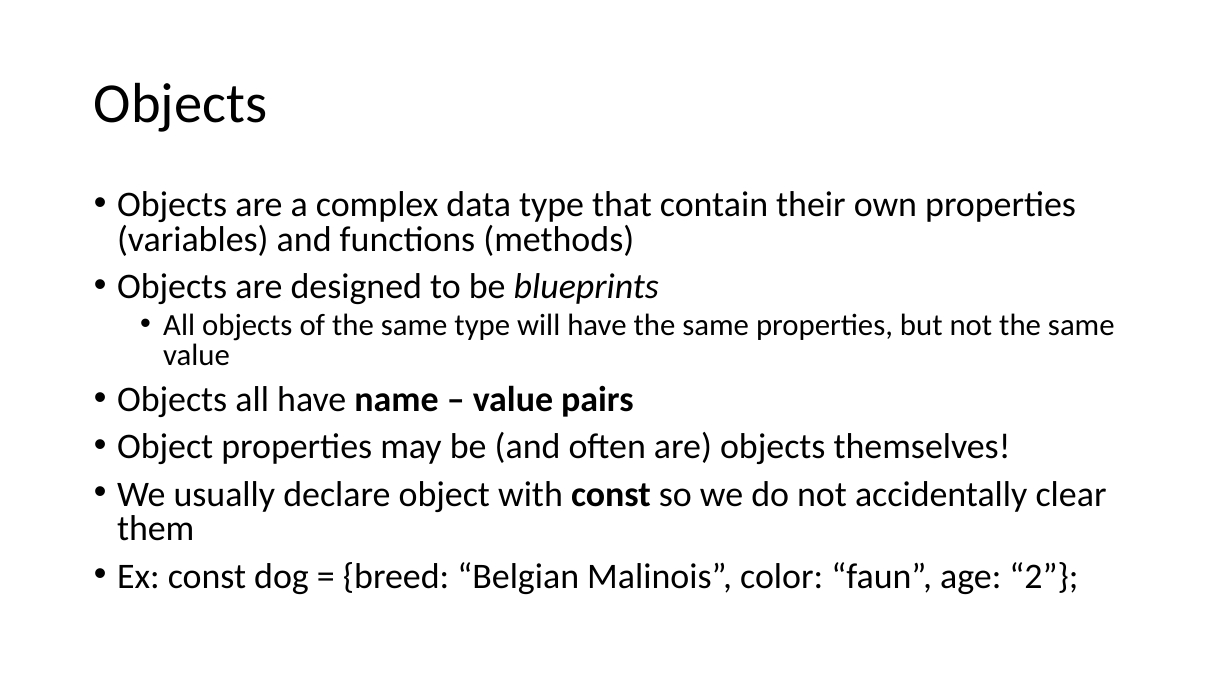
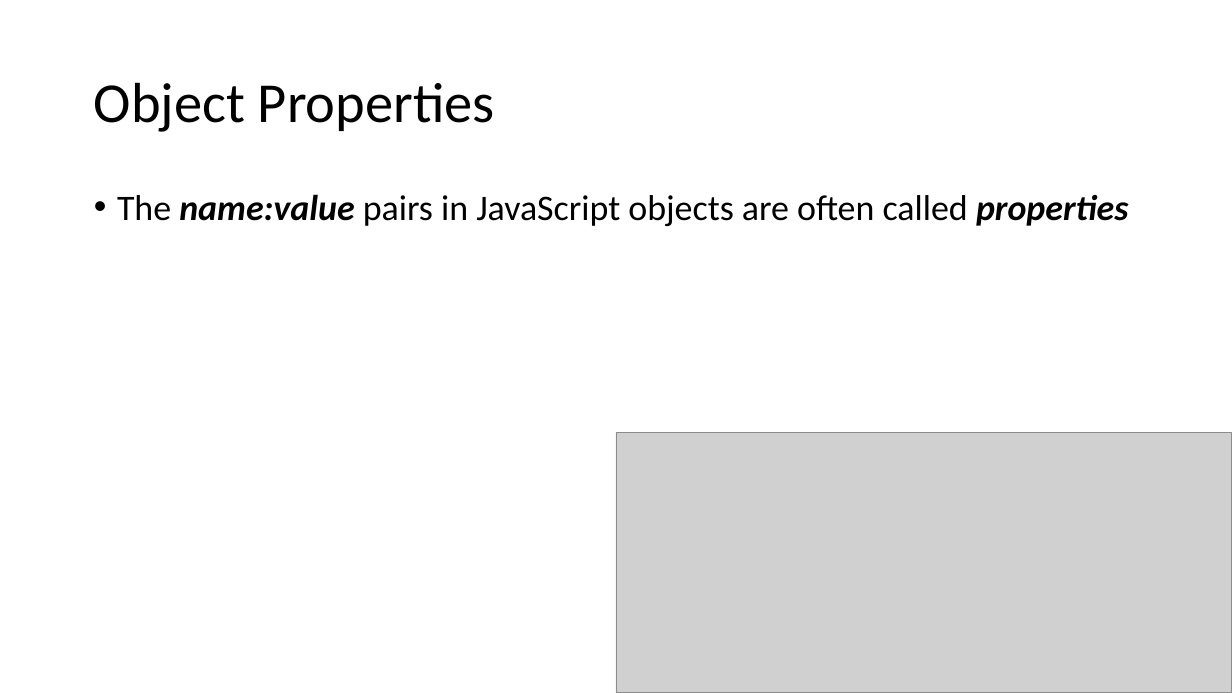
Before and after one commit to YWCANWIL-TechLab/Module3-Exercises, a slide deck: slide 40 of slides/Module 3 - Data Types.pptx (slide 20 before the commit). Drawn at 1232x693 pixels with LibreOffice and Linux fonts; fonts in the diff are those of the drawing; grey boxes stand for pictures. Boxes give left, top, right and bottom in pixels: in the first picture for what was removed or moved away, otherwise in the second. Text is boxed around its words. In the diff, an @@ line names an element or a change of style, - is before the commit and + after.

```diff
--- a/slides/Module 3 - Data Types.pptx
+++ b/slides/Module 3 - Data Types.pptx
@@ title at (94,82,495,132): text changed @@
-Objects
+Object Properties
@@ text at (117,194,1128,226): text changed @@
-• Objects are a complex data type that contain their own properties (variables) and functions (methods)
-• Objects are designed to be blueprints
-  • All objects of the same type will have the same properties, but not the same value
-• Objects all have name – value pairs
-• Object properties may be (and often are) objects themselves!
-• We usually declare object with const so we do not accidentally clear them
-• Ex: const dog = {breed: “Belgian Malinois”, color: “faun”, age: “2”};
+• The name:value pairs in JavaScript objects are often called properties
@@ picture added at (616,433,1232,693) @@
```
Also in this commit, not shown: 8 other slides changed, 40 slides added, 17 slides removed.
